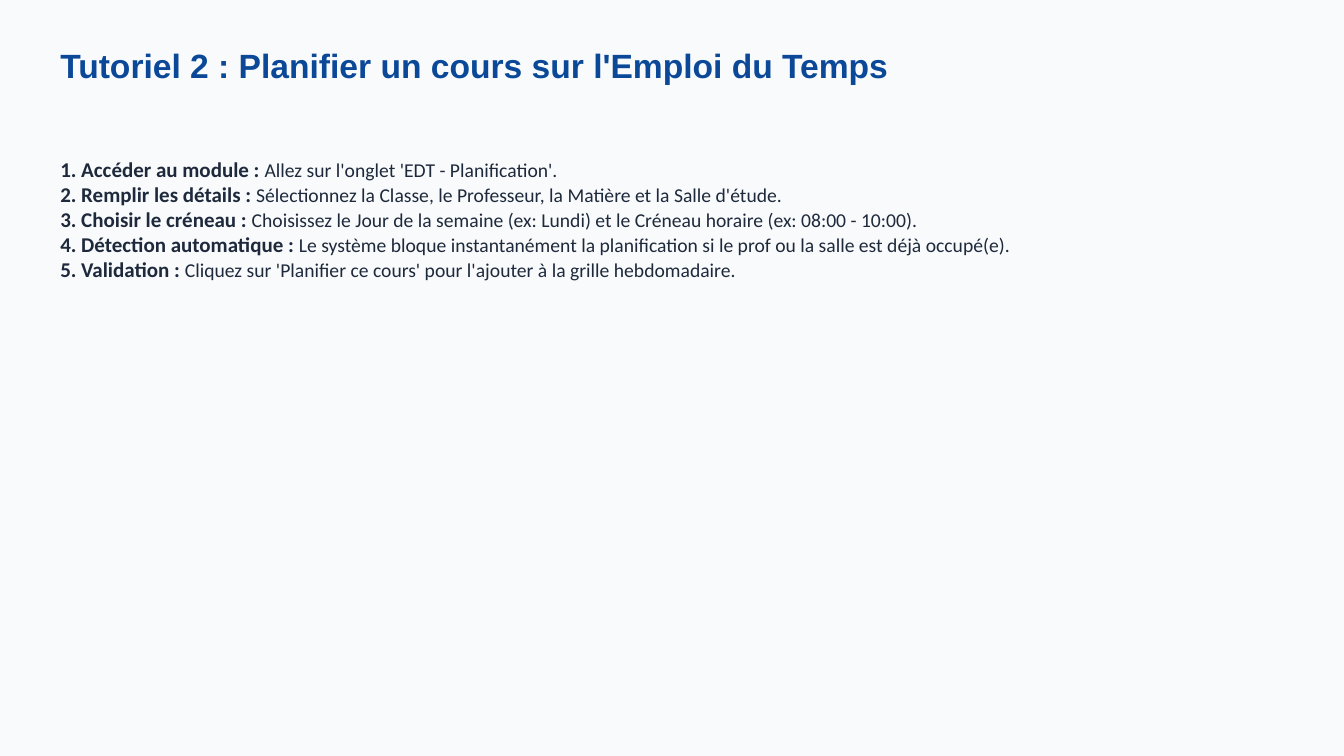
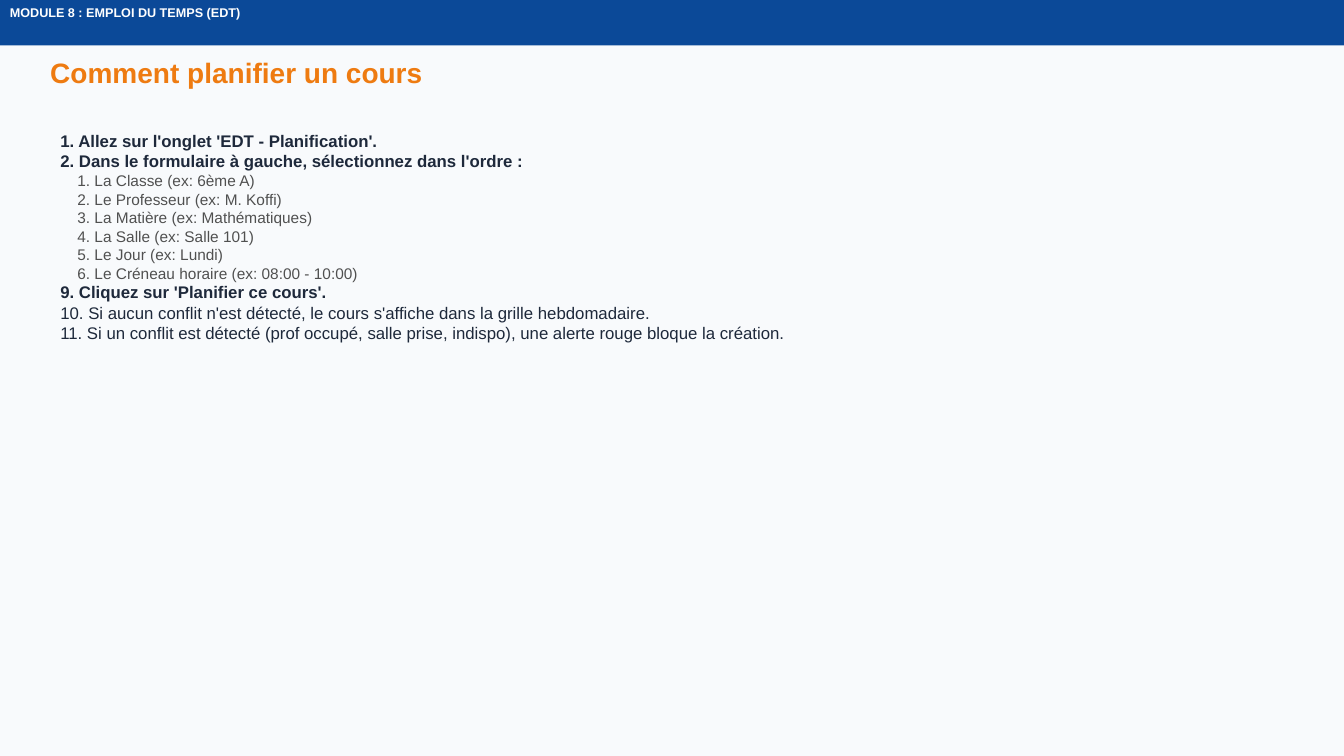
Before and after one commit to assoumso/timing, a slide deck: slide 16 of guide_utilisation.pptx (slide 3 before the commit). Drawn at 1344x756 pixels with LibreOffice and Linux fonts; fonts in the diff are those of the drawing. Boxes give left, top, right and bottom in pixels: in the first picture for what was removed or moved away, otherwise in the second. Text is boxed around its words. In the diff, an @@ line names an element or a change of style, - is before the commit and + after.

Commit message:
guide exhaustif complet pas-a-pas : 15 modules, toutes procedures

```diff
--- a/guide_utilisation.pptx
+++ b/guide_utilisation.pptx
@@ rectangle added at [0, 0, 1344, 45], fill #0B4998, 9 pt, text #FFFFFF, bold @@
+MODULE 8 : EMPLOI DU TEMPS (EDT)
@@ text at [50, 62, 422, 88]: text changed; size 24 to 20 pt; text colour #0B4998 to #EE7B11 @@
-Tutoriel 2 : Planifier un cours sur l'Emploi du Temps
+Comment planifier un cours
@@ text at [60, 135, 784, 343]: text changed; size 14 to 12 pt; font Calibri to Arial @@
-1. Accéder au module : Allez sur l'onglet 'EDT - Planification'.
-2. Remplir les détails : Sélectionnez la Classe, le Professeur, la Matière et la Salle d'étude.
-3. Choisir le créneau : Choisissez le Jour de la semaine (ex: Lundi) et le Créneau horaire (ex: 08:00 - 10:00).
-4. Détection automatique : Le système bloque instantanément la planification si le prof ou la salle est déjà occupé(e).
-5. Validation : Cliquez sur 'Planifier ce cours' pour l'ajouter à la grille hebdomadaire.
+1. Allez sur l'onglet 'EDT - Planification'.
+2. Dans le formulaire à gauche, sélectionnez dans l'ordre :
+1. La Classe (ex: 6ème A)
+2. Le Professeur (ex: M. Koffi)
+3. La Matière (ex: Mathématiques)
+4. La Salle (ex: Salle 101)
+5. Le Jour (ex: Lundi)
+6. Le Créneau horaire (ex: 08:00 - 10:00)
+9. Cliquez sur 'Planifier ce cours'.
+10. Si aucun conflit n'est détecté, le cours s'affiche dans la grille hebdomadaire.
+11. Si un conflit est détecté (prof occupé, salle prise, indispo), une alerte rouge bloque la création.
```
Also in this commit, not shown: 1 other slide changed, 35 slides added, 5 slides removed, 4 other files.
